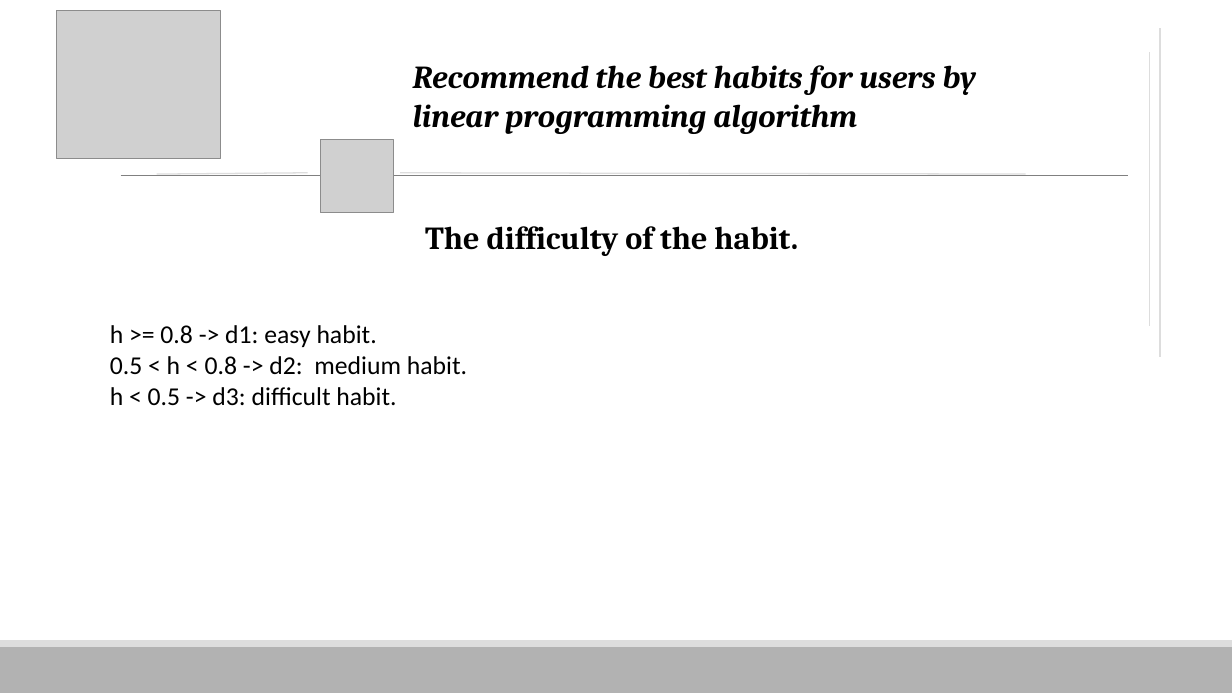
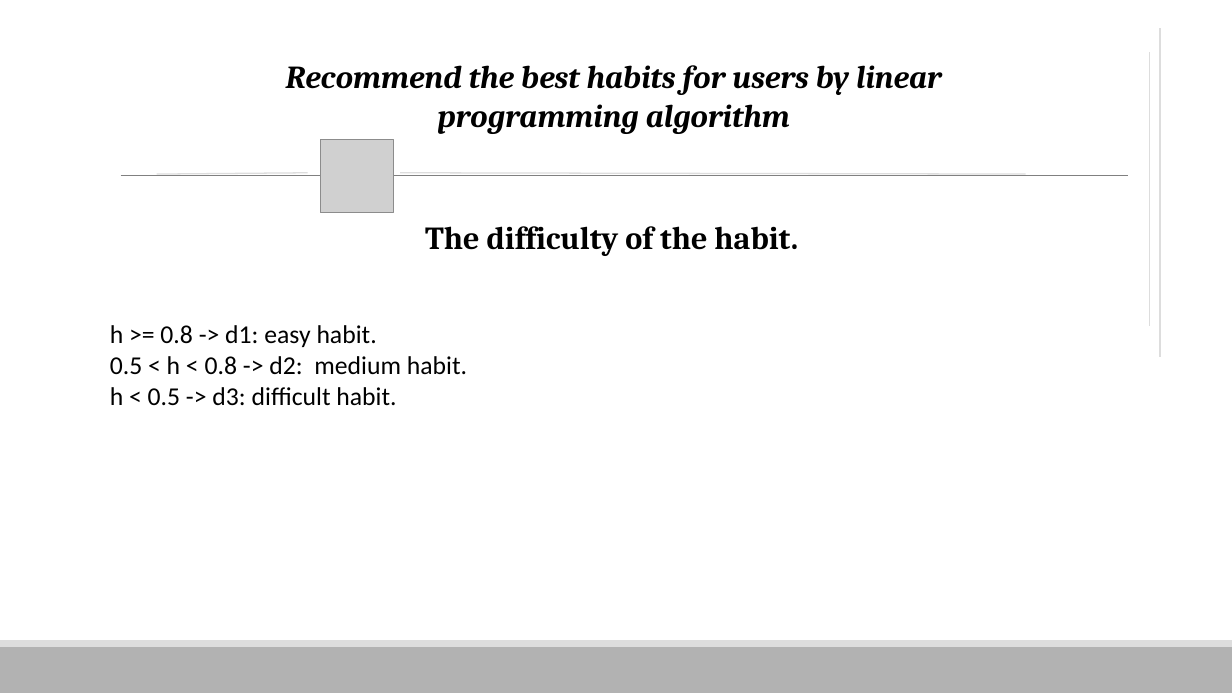
Before and after one commit to vnhabittracker/VHT-Server, a slide deck: slide 17 of VHT.pptx (slide 19 before the commit). Drawn at 1232x693 pixels with LibreOffice and Linux fonts; fonts in the diff are those of the drawing; grey boxes stand for pictures. Boxes give left, top, right and bottom in pixels: in the first picture for what was removed or moved away, otherwise in the second. Text is boxed around its words. In the diff, an @@ line names an element or a change of style, - is before the commit and + after.

```diff
--- a/VHT.pptx
+++ b/VHT.pptx
@@ picture removed at [57,10,221,159] @@
@@ text "Recommend the best habits for ...": place and size @@
-text "Recommend the best habits for ..." at [413,65,976,134]
+text "Recommend the best habits for ..." at [286,65,941,134]
@@ text "Recommend the best habits for ..." at [286,65,941,134]: alignment left to centre @@
```
Also in this commit, not shown: 19 other slides changed, 4 slides added, 6 slides removed.
